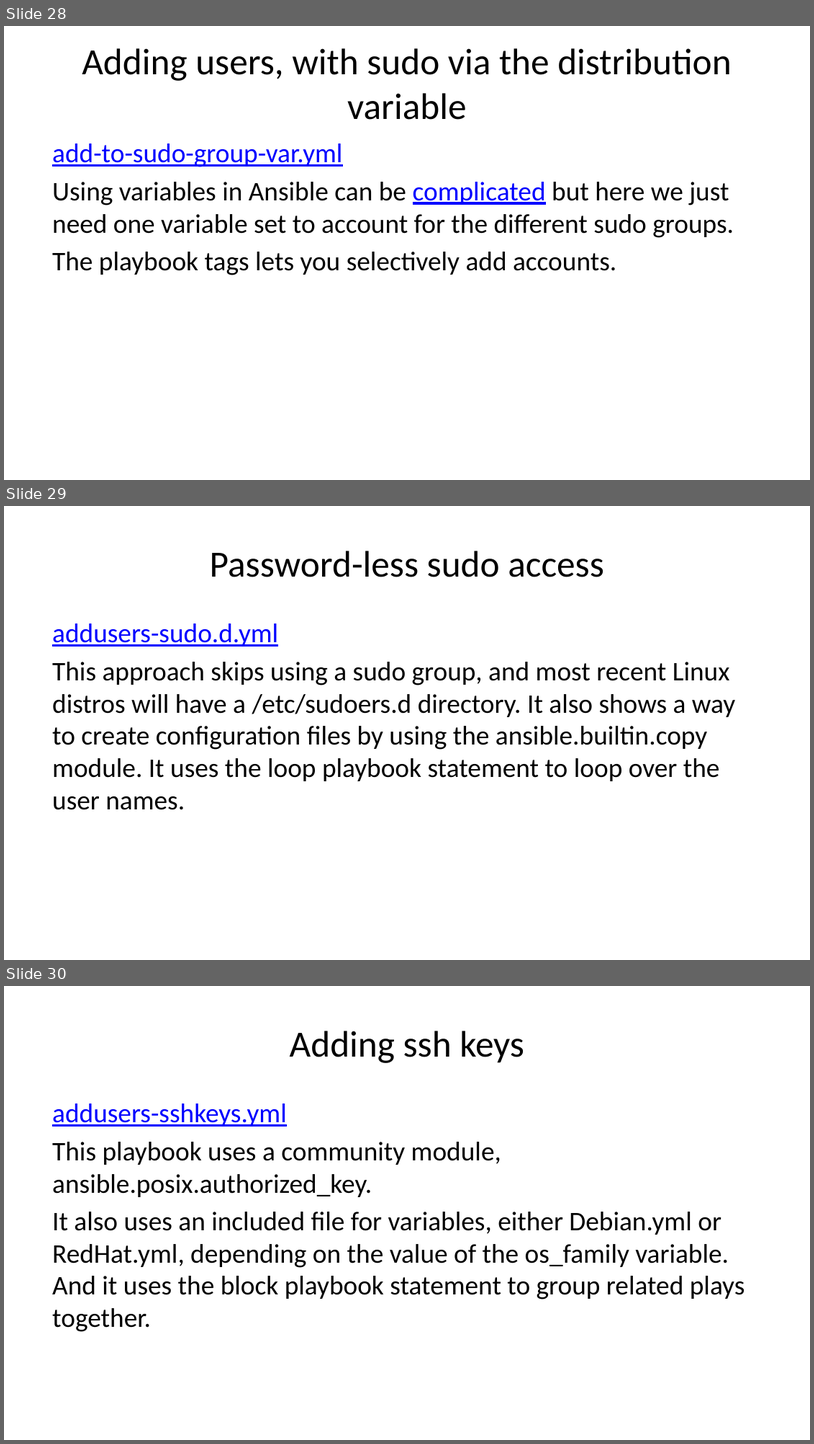
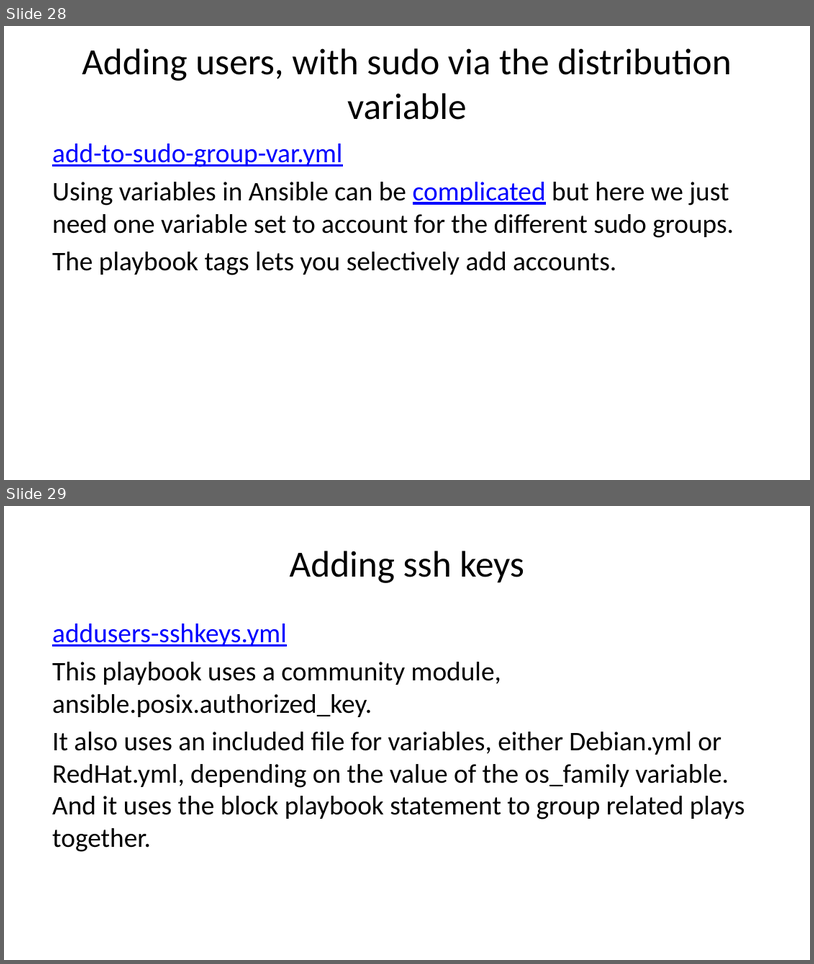
Before and after one commit to jjdavis5678/afti, a slide deck: slides.pptx. Shown one above the other, each under a label of ours: slides 28, 29 and 30 before the commit, slides 28 and 29 after it. The pictures are 814x1444 and 814x964 pixels, drawn with LibreOffice and Linux fonts; fonts in the diff are those of the drawing. Boxes give left, top, right and bottom in pixels: in the first picture for what was removed or moved away, otherwise in the second. Text is boxed around its words. In the diff, an @@ line names an element or a change of style, - is before the commit and + after.

```diff
--- a/slides.pptx
+++ b/slides.pptx
@@ slide 29 removed at box(4, 506, 810, 960), background #FFFFFF @@
@@ title removed at box(210, 551, 604, 577) @@
-Password-less sudo access
@@ text removed at box(52, 623, 736, 810) @@
-addusers-sudo.d.yml
-This approach skips using a sudo group, and most recent Linux distros will have a /etc/sudoers.d directory. It also shows a way to create configuration files by using the ansible.builtin.copy module. It uses the loop playbook statement to loop over the user names.
@@ what was slide 30 is now slide 29 @@
```
Also in this commit, not shown: 1 slide changed, 1 other file.
